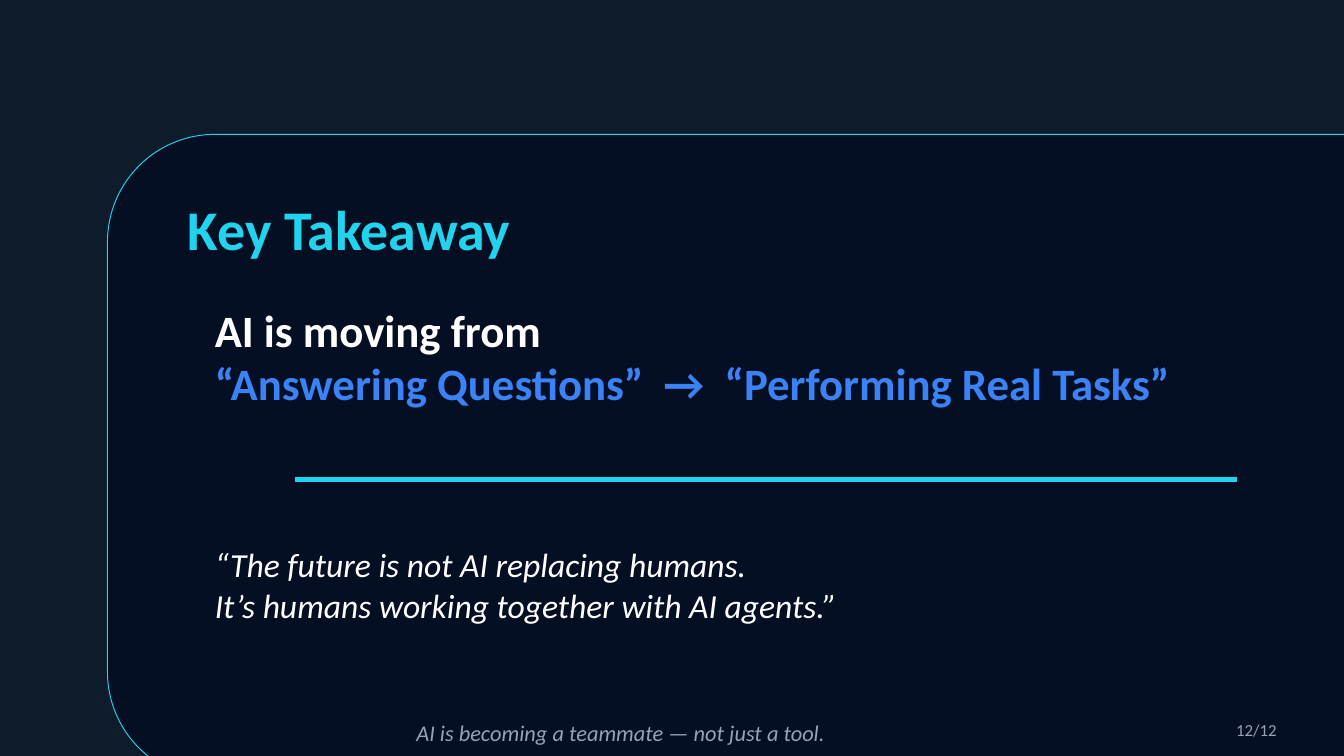
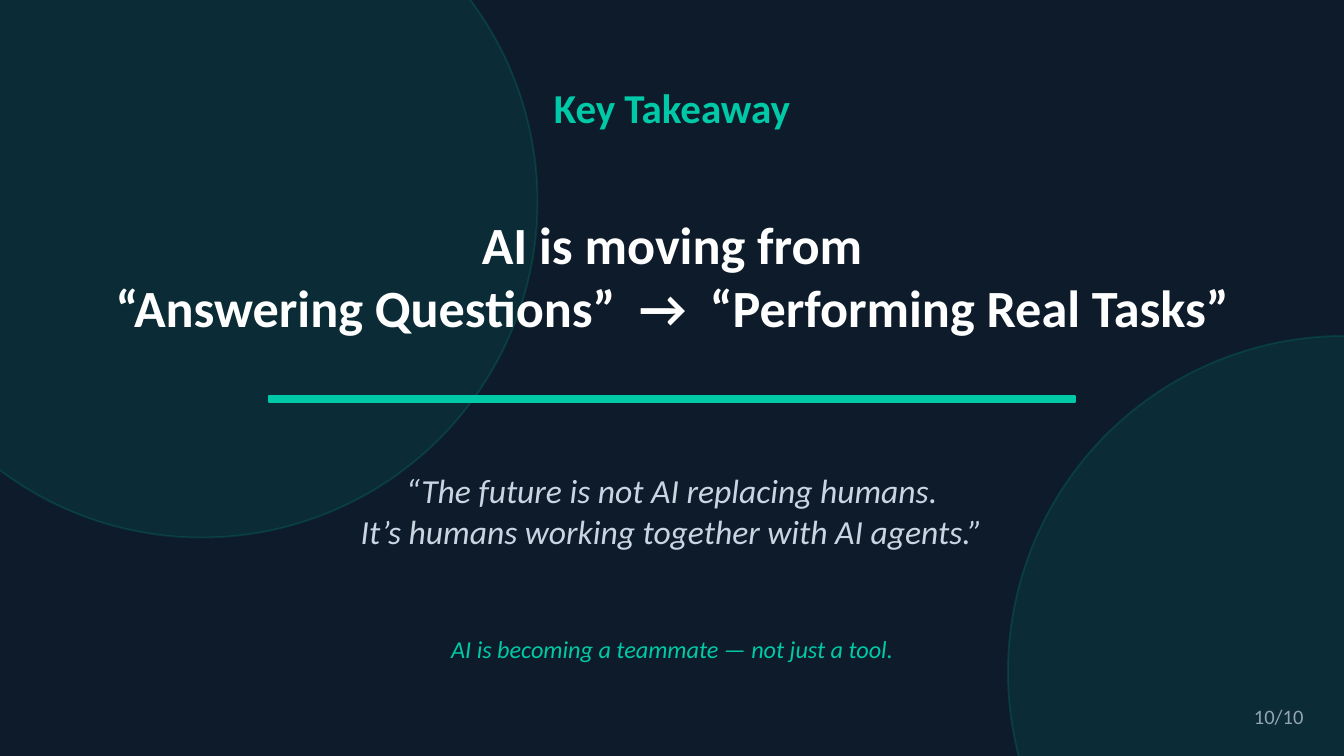
Before and after one commit to Ligerking007/JakapanK-Portfolio, a slide deck: slide 10 of public/before2021/sampleprojects/6-sharetoteam/Agentic_AI_TeamSharing_2026_05_JakapanK.pptx (slide 12 before the commit). Drawn at 1344x756 pixels with LibreOffice and Linux fonts; fonts in the diff are those of the drawing. Boxes give left, top, right and bottom in pixels: in the first picture for what was removed or moved away, otherwise in the second. Text is boxed around its words. In the diff, an @@ line names an element or a change of style, - is before the commit and + after.

Commit message:
update pptx

```diff
--- a/public/before2021/sampleprojects/6-sharetoteam/Agentic_AI_TeamSharing_2026_05_JakapanK.pptx
+++ b/public/before2021/sampleprojects/6-sharetoteam/Agentic_AI_TeamSharing_2026_05_JakapanK.pptx
@@ ellipse added at [0, 0, 538, 538], fill #00C9A7 at 10% opacity, outline #00C9A7 1 pt @@
@@ text "Key Takeaway": place and size @@
-text "Key Takeaway" at [188, 210, 510, 259]
+text "Key Takeaway" at [554, 94, 790, 130]
@@ text "Key Takeaway" at [554, 94, 790, 130]: size 30 to 22 pt, text colour #22D3EE to #00C9A7; alignment left to centre; vertical alignment top to middle @@
@@ rounded rectangle removed at [108, 134, 1344, 756] @@
@@ text "AI is moving from": place and size @@
-text "AI is moving from" at [215, 315, 1169, 408]
+text "AI is moving from" at [116, 227, 1229, 336]
@@ text "AI is moving from" at [116, 227, 1229, 336]: size 24 to 28 pt; text colour #3B82F6 to #FFFFFF in "“Answering Questions” → “Performing Real Tasks”"; alignment left to centre; vertical alignment top to middle @@
@@ ellipse added at [1008, 336, 1344, 756], fill #00C9A7 at 10% opacity, outline #00C9A7 1 pt @@
@@ rectangle added at [269, 396, 1075, 402], fill #00C9A7, outline #00C9A7 1 pt @@
@@ text "“The future is not AI ..." at [361, 479, 983, 550]: vertical alignment top to middle @@
@@ rectangle removed at [296, 477, 1236, 481] @@
@@ text at [361, 479, 983, 550]: text changed; text colour #FFFFFF to #CBD5E1 @@
-“The future is not AI replacing humans.
-It’s humans working together with AI agents.”
+“The future is not AI replacing humans.
+It’s humans working together with AI agents.”
@@ text "AI is becoming a teammate ...": place and size @@
-text "AI is becoming a teammate ..." at [416, 725, 825, 745]
+text "AI is becoming a teammate ..." at [451, 641, 893, 662]
@@ text "AI is becoming a teammate ..." at [451, 641, 893, 662]: size 12 to 13 pt, text colour #94A3B8 to #00C9A7; alignment left to centre; vertical alignment top to middle @@
@@ text added at [1254, 710, 1304, 725], 11 pt, text #94A3B8 @@
+10/10
@@ text removed at [1236, 724, 1277, 737] @@
-12/12
```
Also in this commit, not shown: 9 other slides changed, 2 slides removed.
